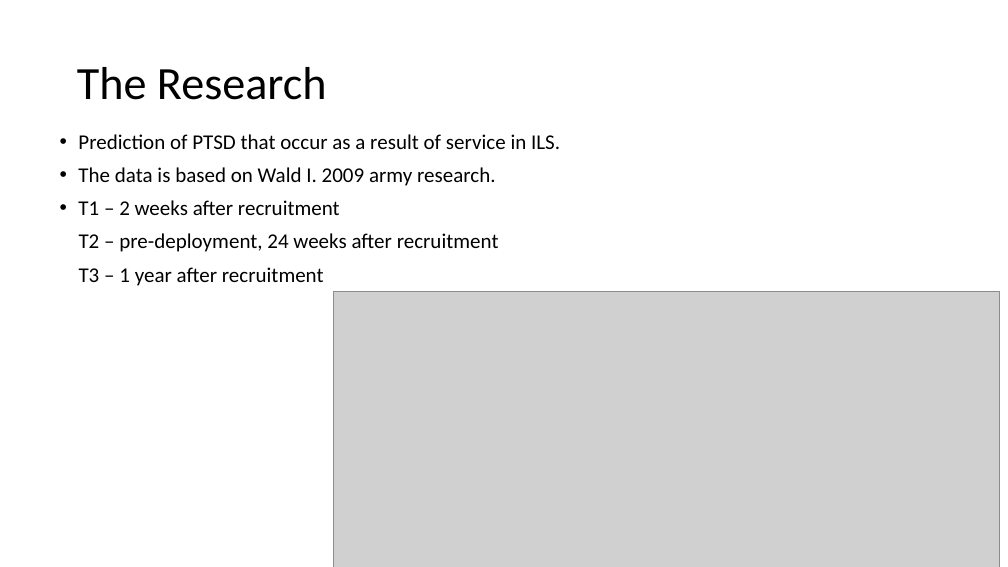
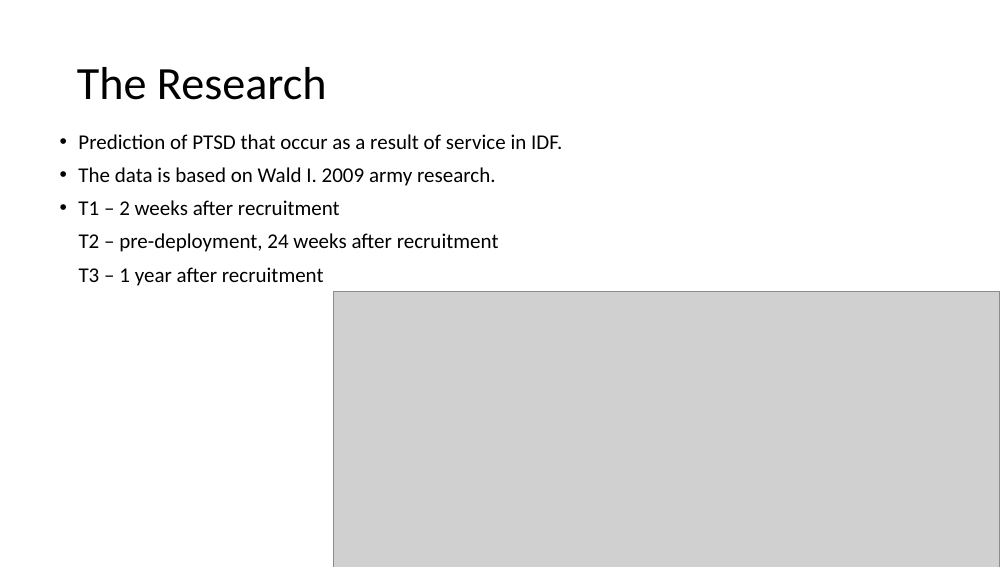
Before and after one commit to nogur9/PTSD, a slide deck: slide 2 of yaron/mew.pptx. Drawn at 1008x567 pixels with LibreOffice and Linux fonts; fonts in the diff are those of the drawing; grey boxes stand for pictures. Boxes give left, top, right and bottom in pixels: in the first picture for what was removed or moved away, otherwise in the second. Text is boxed around its words. In the diff, an @@ line names an element or a change of style, - is before the commit and + after.

```diff
--- a/yaron/mew.pptx
+++ b/yaron/mew.pptx
@@ text at (78,134,562,149): text changed @@
-• Prediction of PTSD that occur as a result of service in ILS.
+• Prediction of PTSD that occur as a result of service in IDF.
```
Also in this commit, not shown: 8 other files.
